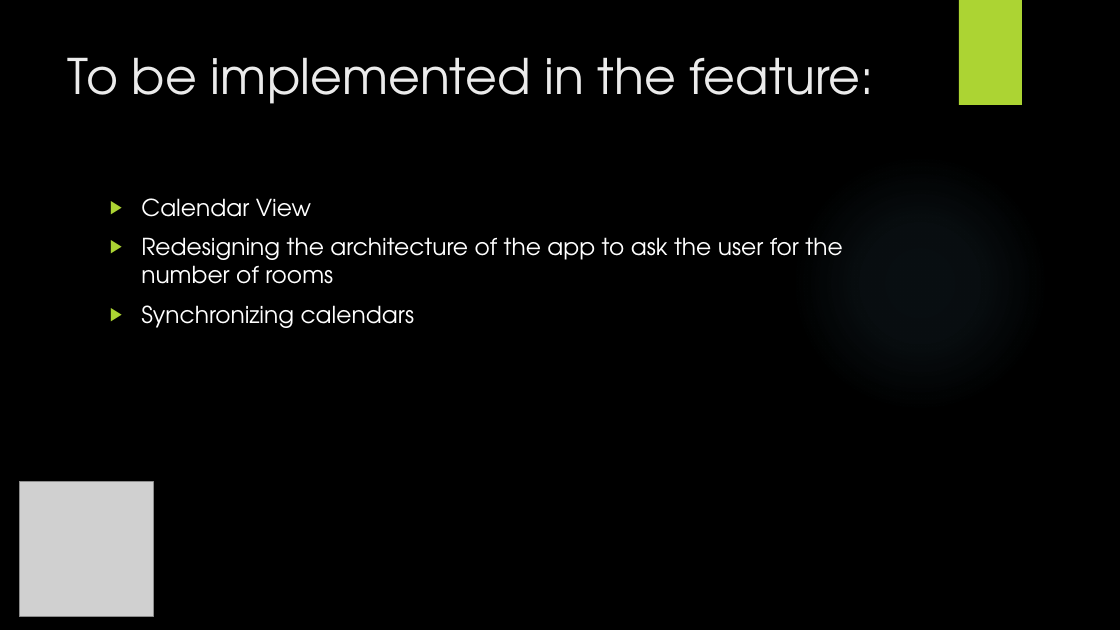
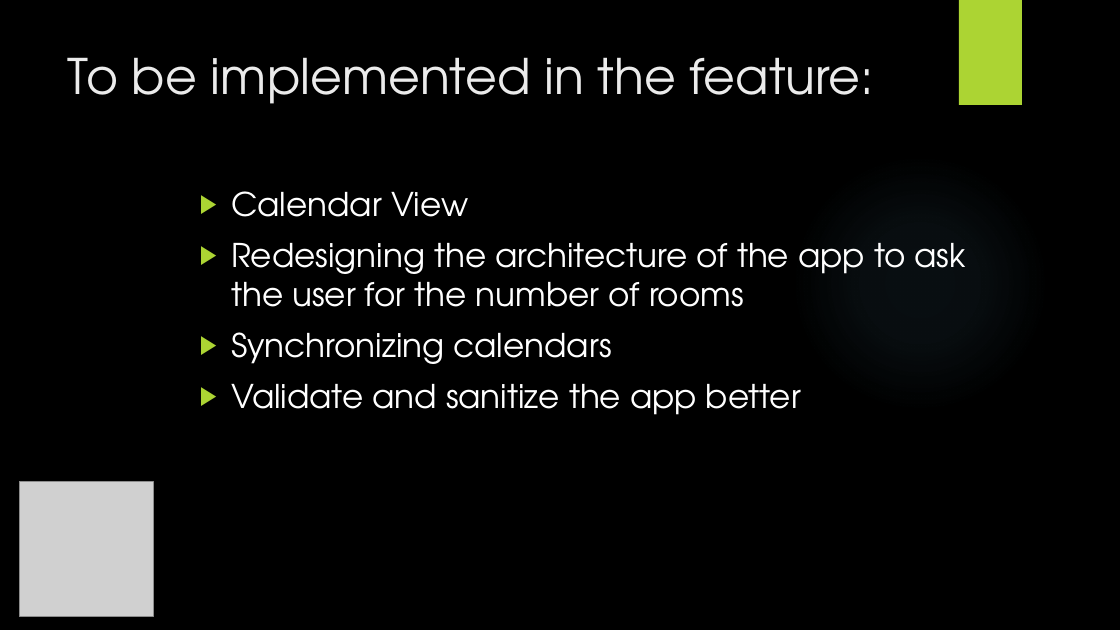
Before and after one commit to alexandruoliva/BookingManagementGAD, a slide deck: slide 11 of Booking Management App.pptx. Drawn at 1120x630 pixels with LibreOffice and Linux fonts; fonts in the diff are those of the drawing; grey boxes stand for pictures; background and template pictures are left out. Boxes give left, top, right and bottom in pixels: in the first picture for what was removed or moved away, otherwise in the second. Text is boxed around its words. In the diff, an @@ line names an element or a change of style, - is before the commit and + after.

```diff
--- a/Booking Management App.pptx
+++ b/Booking Management App.pptx
@@ text "Calendar View": place and size @@
-text "Calendar View" at <box>141,198,842,328</box>
+text "Calendar View" at <box>231,191,966,415</box>
@@ text at <box>231,191,966,364</box>: size 20 to 28 pt in "Calendar View", "Redesigning the architecture of the app to ...", "Synchronizing calendars" @@
@@ text at <box>231,384,801,415</box>: paragraph added @@
+▶ Validate and sanitize the app better
```
Also in this commit, not shown: 4 other slides changed.
